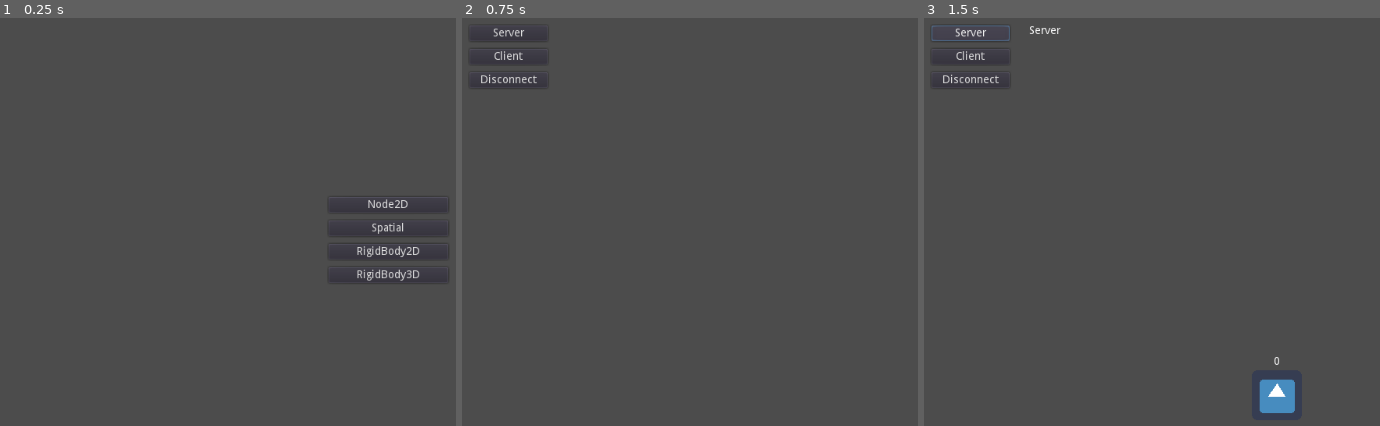
Above: before the commit, frames 1-3 (left to right).
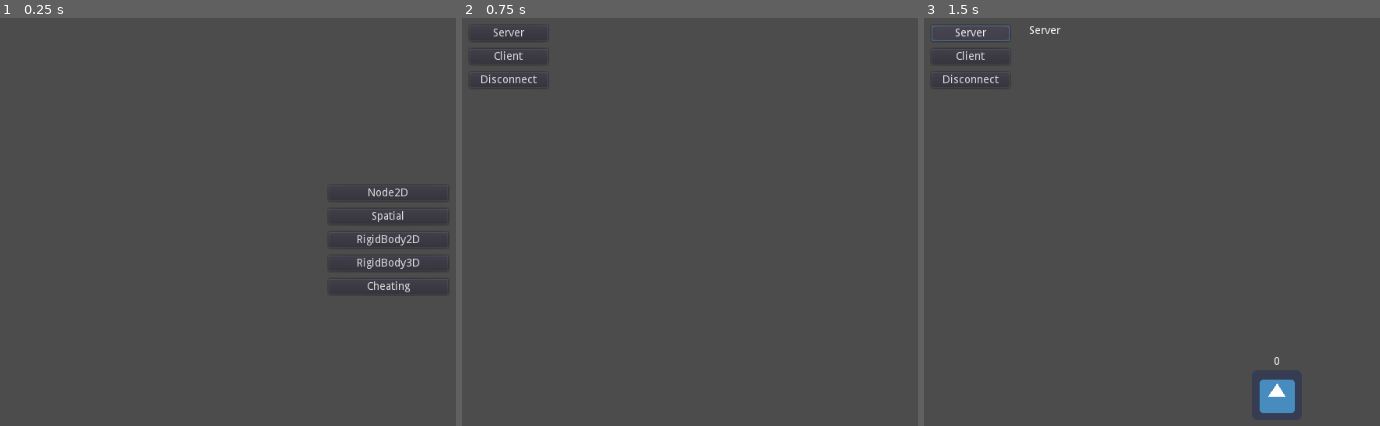
Above: after the commit, the same moments.

Repository: Razzeeyy/godot-networked-instancing-example
Game: Godot game, scene res://Main.tscn
Two runs of this game, one before a commit and one after it. Both use one fixed random seed, a clock stepped at 60 frames per second and the inputs below. The engine's default icon, where the game draws it, is replaced by a stand-in: a white triangle on a blue panel in a dark square.
Inputs:
- Up to frame 1 (0.25 s): no input
- Up to frame 2 (0.75 s): click "Node2D" at 0.5 s
- Up to frame 3 (1.5 s): click "Server" at 1.25 s

The runs differ from the first frame. In frame 1, 1.2% of the frame differs, in the area x 72-99%, y 41-68%; in frame 2, nothing differs; in frame 3, nothing differs.

Commit message:
implement example for a cheating client, addon version bump, anti-cheat measures to be implemented

Diff:
--- a/Main.tscn
+++ b/Main.tscn
@@ -20,29 +20,36 @@
 alignment = 1
 
 [node name="Node2DButton" type="Button" parent="VBoxContainer"]
-margin_top = 16.0
+margin_top = 1.0
 margin_right = 153.0
-margin_bottom = 36.0
+margin_bottom = 21.0
 text = "Node2D"
 
 [node name="SpatialButton" type="Button" parent="VBoxContainer"]
-margin_top = 46.0
+margin_top = 31.0
 margin_right = 153.0
-margin_bottom = 66.0
+margin_bottom = 51.0
 text = "Spatial"
 
 [node name="RigidBody2D" type="Button" parent="VBoxContainer"]
-margin_top = 76.0
+margin_top = 61.0
 margin_right = 153.0
-margin_bottom = 96.0
+margin_bottom = 81.0
 text = "RigidBody2D"
 
 [node name="RigidBody3D" type="Button" parent="VBoxContainer"]
-margin_top = 106.0
+margin_top = 91.0
 margin_right = 153.0
-margin_bottom = 126.0
+margin_bottom = 111.0
 text = "RigidBody3D"
+
+[node name="Cheating" type="Button" parent="VBoxContainer"]
+margin_top = 121.0
+margin_right = 153.0
+margin_bottom = 141.0
+text = "Cheating"
 [connection signal="pressed" from="VBoxContainer/Node2DButton" to="." method="_on_Node2DButton_pressed"]
 [connection signal="pressed" from="VBoxContainer/SpatialButton" to="." method="_on_SpatialButton_pressed"]
 [connection signal="pressed" from="VBoxContainer/RigidBody2D" to="." method="_on_RigidBody2D_pressed"]
 [connection signal="pressed" from="VBoxContainer/RigidBody3D" to="." method="_on_RigidBody3D_pressed"]
+[connection signal="pressed" from="VBoxContainer/Cheating" to="." method="_on_Cheating_pressed"]
--- /dev/null
+++ b/examples/cheating/Avatar.tscn
@@ -0,0 +1,26 @@
+[gd_scene load_steps=4 format=2]
+
+[ext_resource path="res://examples/cheating/avatar.gd" type="Script" id=1]
+[ext_resource path="res://addons/sync_sys/sync_transform_2d.gd" type="Script" id=2]
+[ext_resource path="res://icon.png" type="Texture" id=3]
+
+[node name="Avatar" type="Node2D"]
+script = ExtResource( 1 )
+
+[node name="SyncTransform2D" type="Node" parent="."]
+script = ExtResource( 2 )
+replicated = true
+interval = 0.1
+interpolate = true
+
+[node name="Sprite" type="Sprite" parent="."]
+texture = ExtResource( 3 )
+
+[node name="Nickname" type="Label" parent="."]
+margin_left = -50.0
+margin_top = -50.0
+margin_right = 50.0
+margin_bottom = -36.0
+align = 1
+valign = 1
+[connection signal="spawned" from="SyncTransform2D" to="." method="_on_SyncNode_spawned"]
--- /dev/null
+++ b/examples/cheating/Main.tscn
@@ -0,0 +1,44 @@
+[gd_scene load_steps=2 format=2]
+
+[ext_resource path="res://examples/cheating/main.gd" type="Script" id=1]
+
+[node name="Main" type="Control"]
+anchor_right = 1.0
+anchor_bottom = 1.0
+script = ExtResource( 1 )
+__meta__ = {
+"_edit_use_anchors_": false
+}
+
+[node name="VBoxContainer" type="VBoxContainer" parent="."]
+margin_left = 25.0
+margin_top = 25.0
+margin_right = 125.0
+margin_bottom = 83.0
+custom_constants/separation = 10
+
+[node name="ServerButton" type="Button" parent="VBoxContainer"]
+margin_right = 100.0
+margin_bottom = 20.0
+text = "Server"
+
+[node name="ClientButton" type="Button" parent="VBoxContainer"]
+margin_top = 30.0
+margin_right = 100.0
+margin_bottom = 50.0
+text = "Client"
+
+[node name="DisconnectButton" type="Button" parent="VBoxContainer"]
+margin_top = 60.0
+margin_right = 100.0
+margin_bottom = 80.0
+text = "Disconnect"
+
+[node name="Status" type="Label" parent="."]
+margin_left = 150.0
+margin_top = 25.0
+margin_right = 250.0
+margin_bottom = 50.0
+[connection signal="pressed" from="VBoxContainer/ServerButton" to="." method="_on_ServerButton_pressed"]
+[connection signal="pressed" from="VBoxContainer/ClientButton" to="." method="_on_ClientButton_pressed"]
+[connection signal="pressed" from="VBoxContainer/DisconnectButton" to="." method="_on_DisconnectButton_pressed"]
--- /dev/null
+++ b/examples/cheating/avatar.gd
@@ -0,0 +1,45 @@
+extends Node2D
+
+export(float) var speed = 250
+
+onready var _nickname = $Nickname
+onready var _sync = $SyncTransform2D
+onready var _sprite = $Sprite
+
+var _cheating = false
+
+func _ready():
+	if !multiplayer.is_network_server() && is_network_master() && randf() > 0.5:
+		_cheating = true
+		_sprite.modulate = Color.red
+
+
+func setup(spawn_position, nickname):
+	position = spawn_position
+	_nickname.text = nickname
+	_sync.data.nickname = nickname
+
+
+func _on_SyncNode_spawned(data):
+	_nickname.text = _sync.data.nickname
+
+
+func _physics_process(delta):
+	if !is_network_master():
+		return
+
+	var move = Vector2.ZERO
+
+	if Input.is_action_pressed("ui_up"):
+		move.y -= speed
+	if Input.is_action_pressed("ui_down"):
+		move.y += speed
+	if Input.is_action_pressed("ui_left"):
+		move.x -= speed
+	if Input.is_action_pressed("ui_right"):
+		move.x += speed
+
+	if _cheating:
+		move *= Vector2.ONE * 3
+
+	position += move * delta
--- /dev/null
+++ b/examples/cheating/main.gd
@@ -0,0 +1,65 @@
+extends Control
+
+const AvatarScene = preload("Avatar.tscn")
+
+onready var sync_root = $"/root/SyncRoot"
+
+
+func _on_ServerButton_pressed():
+	sync_root.clear()
+	var peer = NetworkedMultiplayerENet.new()
+	peer.create_server(7331)
+	get_tree().multiplayer.network_peer = peer
+	multiplayer.connect("network_peer_connected", self, "_peer_connected")
+	multiplayer.connect("network_peer_disconnected", self, "_peer_disconnected")
+	$Status.text = "Server"
+	spawn_avatar()
+
+
+func _on_ClientButton_pressed():
+	sync_root.clear()
+	var peer = NetworkedMultiplayerENet.new()
+	peer.create_client("localhost", 7331)
+	get_tree().multiplayer.network_peer = peer
+	multiplayer.connect("connected_to_server", self, "_connected")
+	multiplayer.connect("server_disconnected", self, "_server_disconnected")
+	$Status.text = "Client"
+
+
+func _on_DisconnectButton_pressed():
+	sync_root.clear()
+	get_tree().multiplayer.network_peer.close_connection()
+	$Status.text = ""
+
+
+func _peer_connected(id):
+	sync_root.sync_client(id)
+
+
+func _peer_disconnected(id):
+	var avatar = sync_root.get_node_or_null(str(id))
+	if avatar:
+		sync_root.remove_child(avatar)
+
+
+func _connected():
+	rpc("spawn_avatar")
+
+
+func _server_disconnected():
+	sync_root.clear()
+	$Status.text = ""
+
+
+master func spawn_avatar():
+	var id = multiplayer.get_rpc_sender_id()
+
+	var host_call = multiplayer.is_network_server() && id == 0
+	if host_call:
+		id = 1
+
+	var avatar = AvatarScene.instance()
+	sync_root.add_child(avatar)
+	avatar.name = str(id)
+	avatar.set_network_master(id)
+	avatar.setup(Vector2(randi()%500, randi()%500), avatar.name)
--- a/main.gd
+++ b/main.gd
@@ -15,3 +15,7 @@
 
 func _on_RigidBody3D_pressed():
 	get_tree().change_scene("examples/rigid_body_3d/Main.tscn")
+
+
+func _on_Cheating_pressed():
+	get_tree().change_scene("examples/cheating/Main.tscn")
Not shown, changed: addons/sync_sys/plugin.cfg
